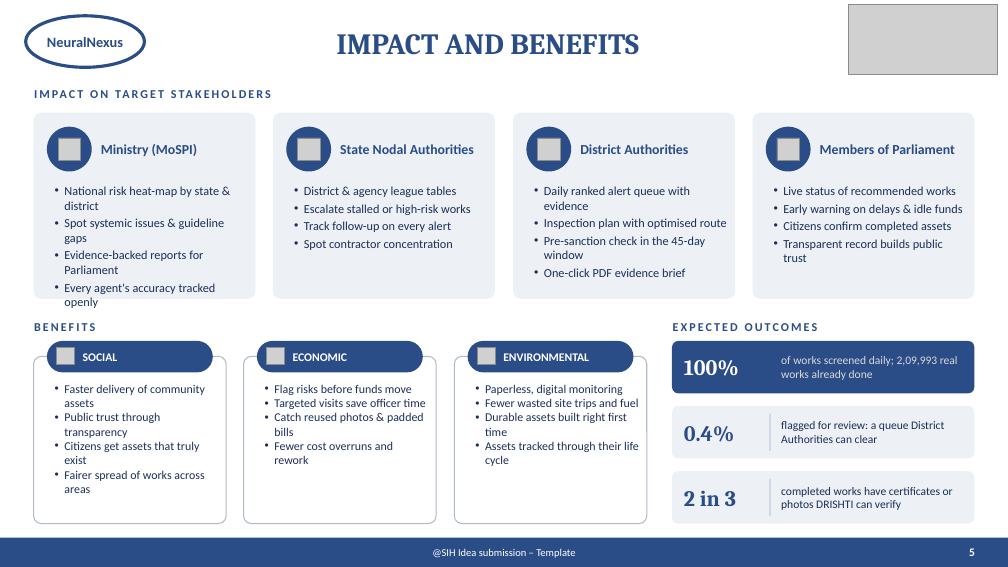
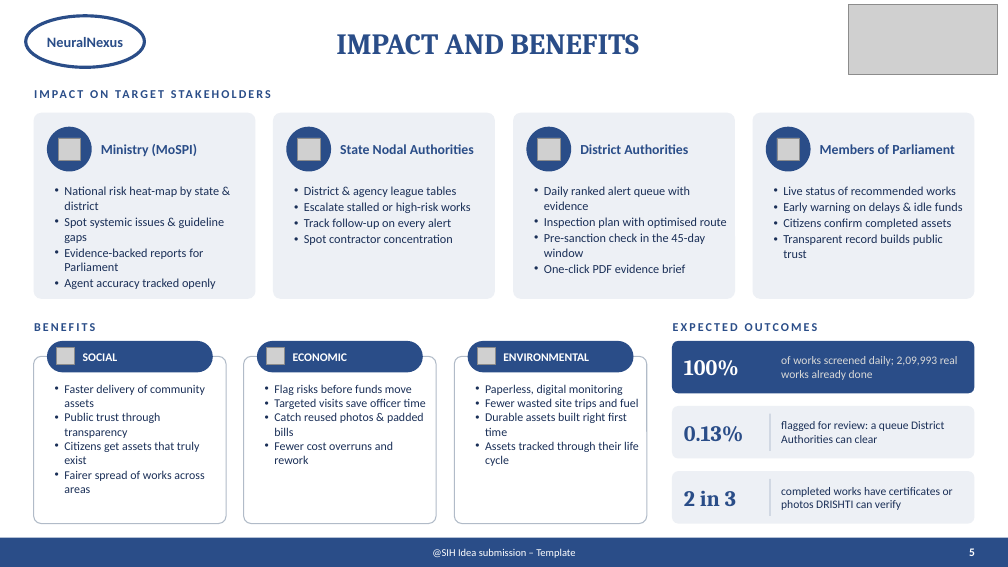
Before and after one commit to AdityaMore776/NidhiNetra, a slide deck: slide 5 of docs/deck/DRISHTI_SIH26102_v2.pptx. Drawn at 1008x567 pixels with LibreOffice and Linux fonts; fonts in the diff are those of the drawing; grey boxes stand for pictures. Boxes give left, top, right and bottom in pixels: in the first picture for what was removed or moved away, otherwise in the second. Text is boxed around its words. In the diff, an @@ line names an element or a change of style, - is before the commit and + after.

```diff
--- a/docs/deck/DRISHTI_SIH26102_v2.pptx
+++ b/docs/deck/DRISHTI_SIH26102_v2.pptx
@@ text at [64,186,225,271]: less space between paragraphs @@
@@ less space between paragraphs in 3 elements at [304,186,471,245], [544,186,727,273], [783,186,963,258] @@
@@ text at [64,278,216,289]: text changed @@
-• Every agent's accuracy tracked openly
+• Agent accuracy tracked openly
@@ text at [684,426,744,442]: text changed @@
-0.4%
+0.13%
```
Also in this commit, not shown: 3 other files.
